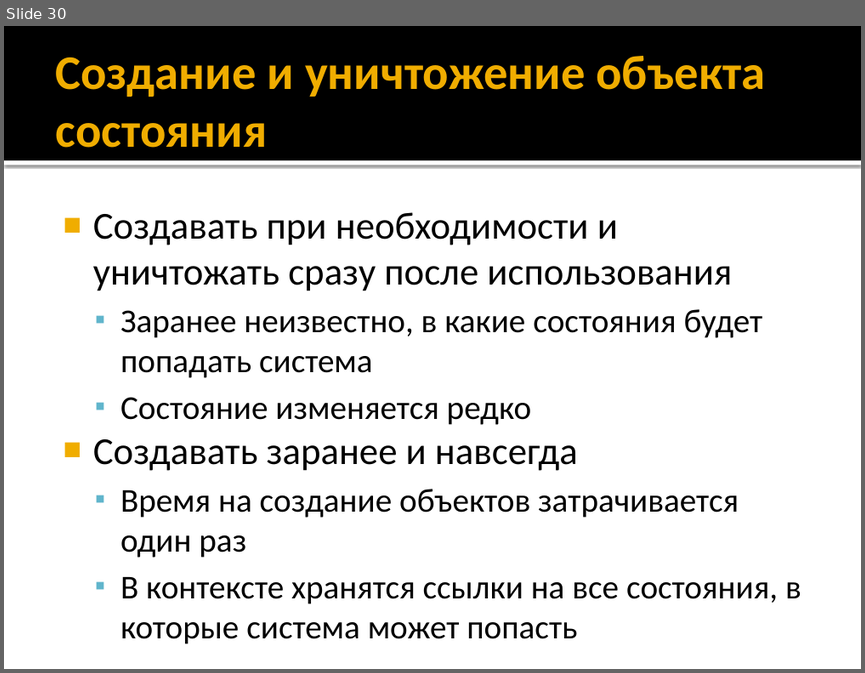
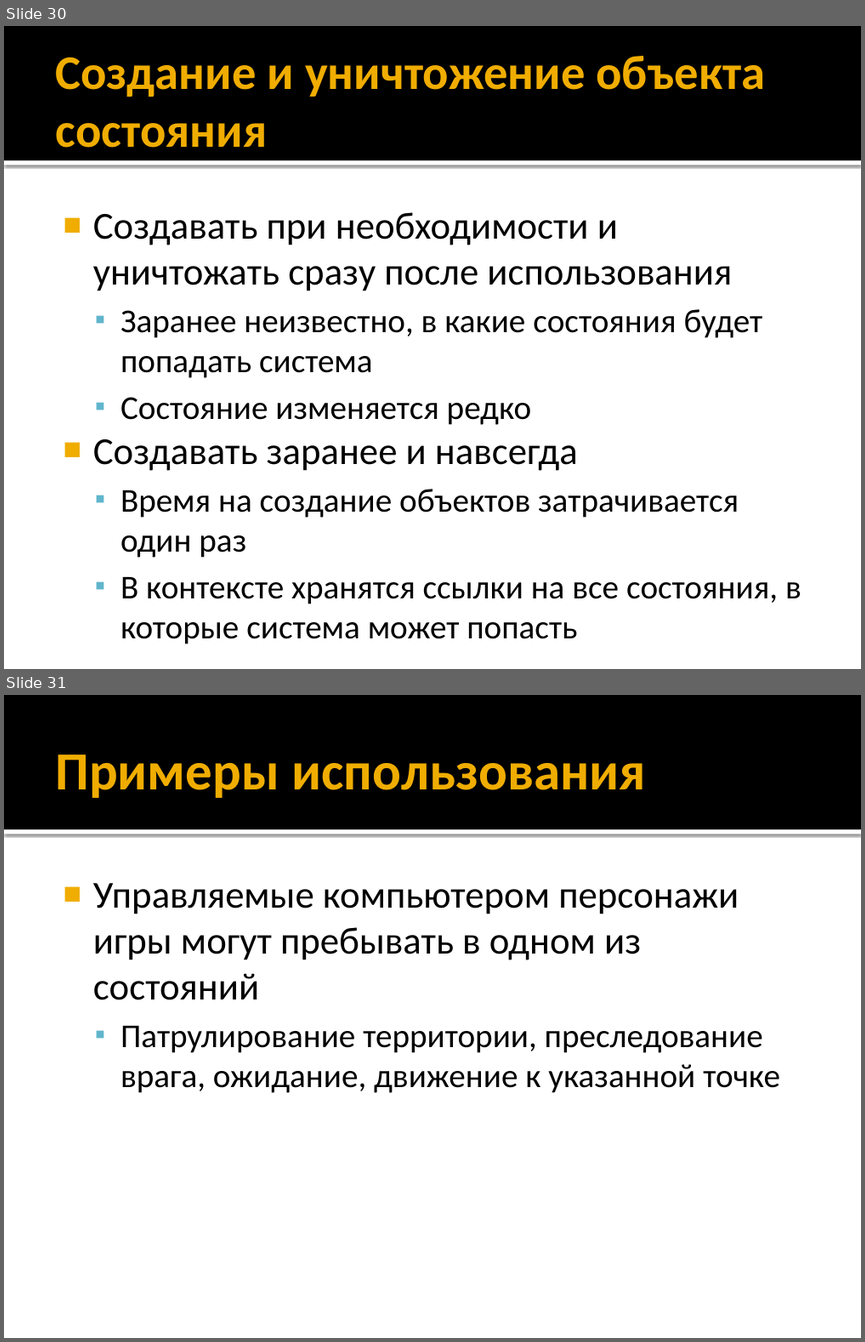
Before and after one commit to iv-sergius/ood, a slide deck: lectures/11.state/state.pptx. Shown one above the other, each under a label of ours: slide 30 before the commit, slides 30 and 31 after it. The pictures are 865x673 and 865x1342 pixels, drawn with LibreOffice and Linux fonts; fonts in the diff are those of the drawing. Boxes give left, top, right and bottom in pixels: in the first picture for what was removed or moved away, otherwise in the second. Text is boxed around its words. In the diff, an @@ line names an element or a change of style, - is before the commit and + after.

```diff
--- a/lectures/11.state/state.pptx
+++ b/lectures/11.state/state.pptx
@@ slide 31 added at box(4, 695, 861, 1338), background #FFFFFF; not listed: 2 template elements that a slide beside it also shows @@
@@ title added at box(55, 755, 646, 798), 45 pt, text #F0AD00, bold @@
+Примеры использования
@@ text added at box(93, 883, 780, 1093), 28 pt, text #000000 @@
+■ Управляемые компьютером персонажи игры могут пребывать в одном из состояний
+  ▪ Патрулирование территории, преследование врага, ожидание, движение к указанной точке
```
Also in this commit, not shown: 2 other files.
